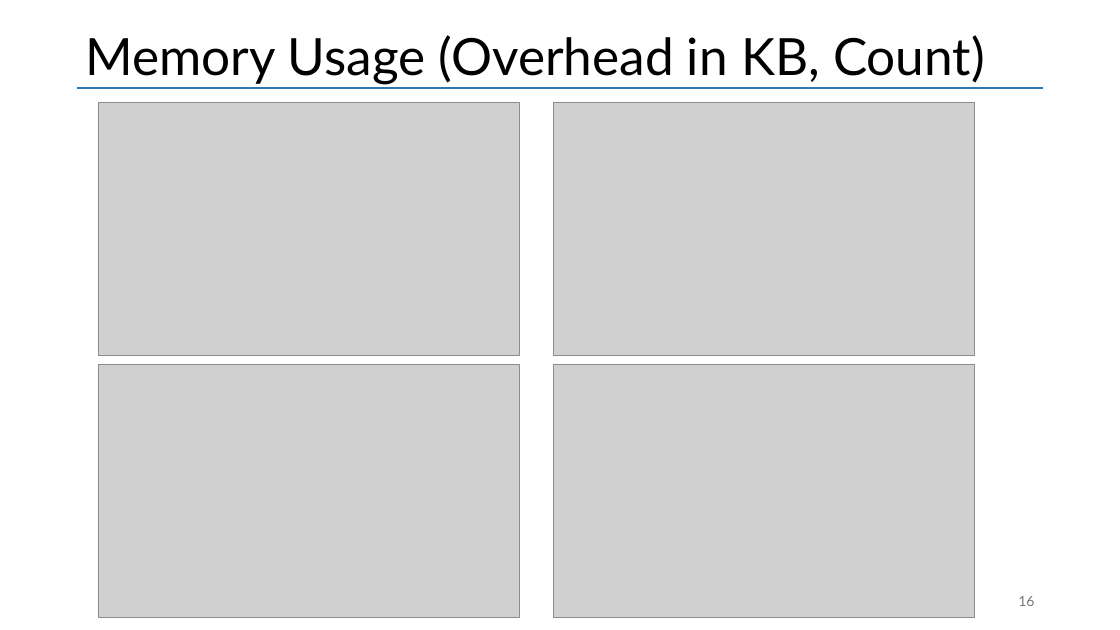
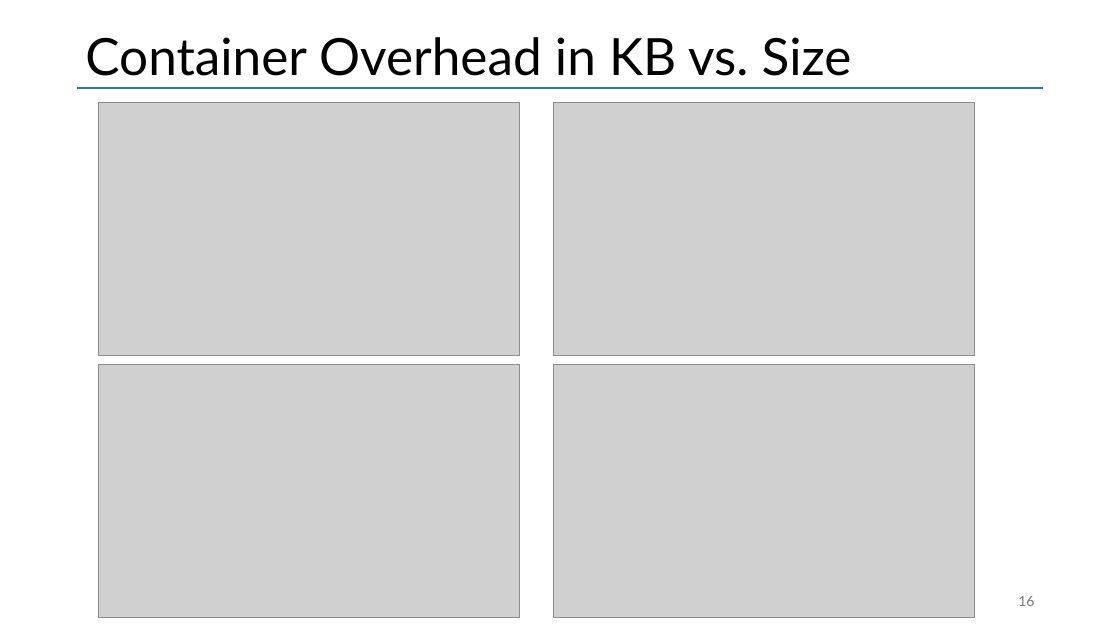
Before and after one commit to vmzakharov/refactor-to-ec-remake, a slide deck: slide 16 of RefactorToEcIntro.pptx. Drawn at 1120x630 pixels with LibreOffice and Linux fonts; fonts in the diff are those of the drawing; grey boxes stand for pictures. Boxes give left, top, right and bottom in pixels: in the first picture for what was removed or moved away, otherwise in the second. Text is boxed around its words. In the diff, an @@ line names an element or a change of style, - is before the commit and + after.

```diff
--- a/RefactorToEcIntro.pptx
+++ b/RefactorToEcIntro.pptx
@@ title at <box>85,37,852,76</box>: text changed @@
-Memory Usage (Overhead in KB, Count)
+Container Overhead in KB vs. Size
```
Also in this commit, not shown: 2 other slides changed, 1 other file.
